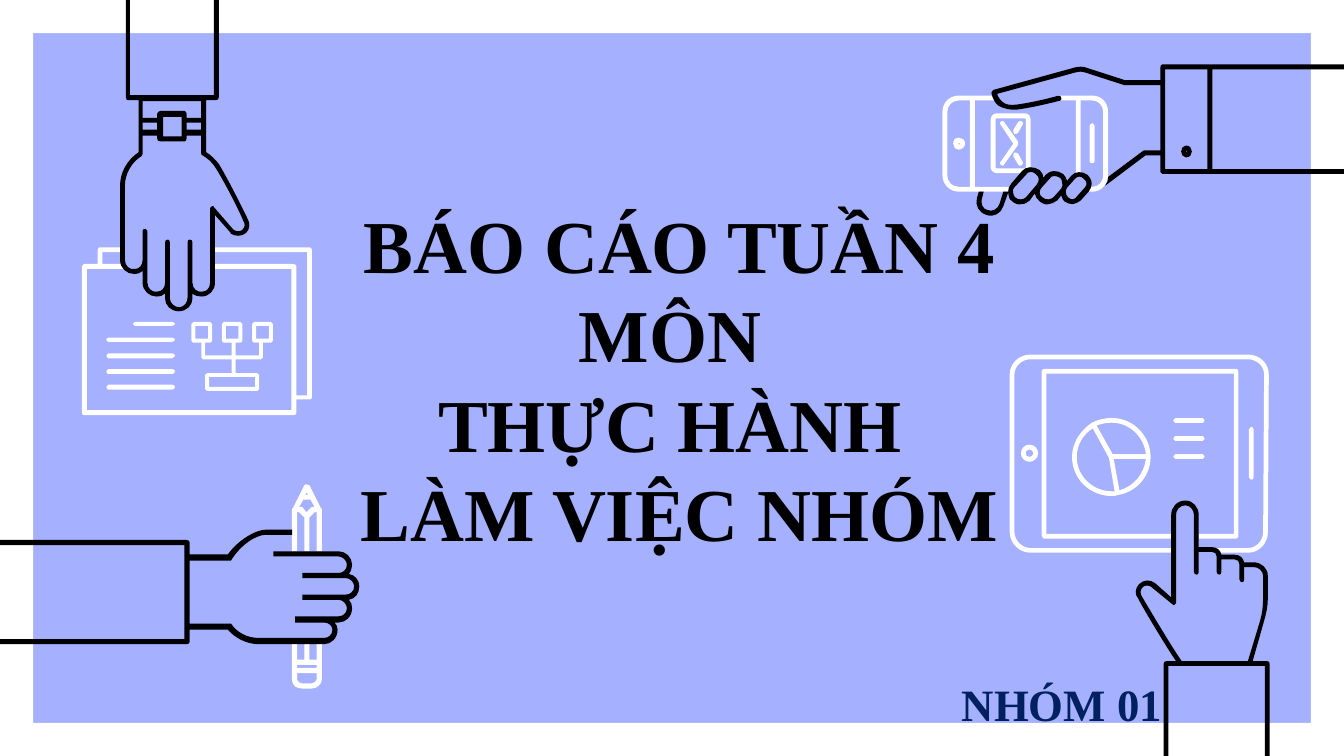
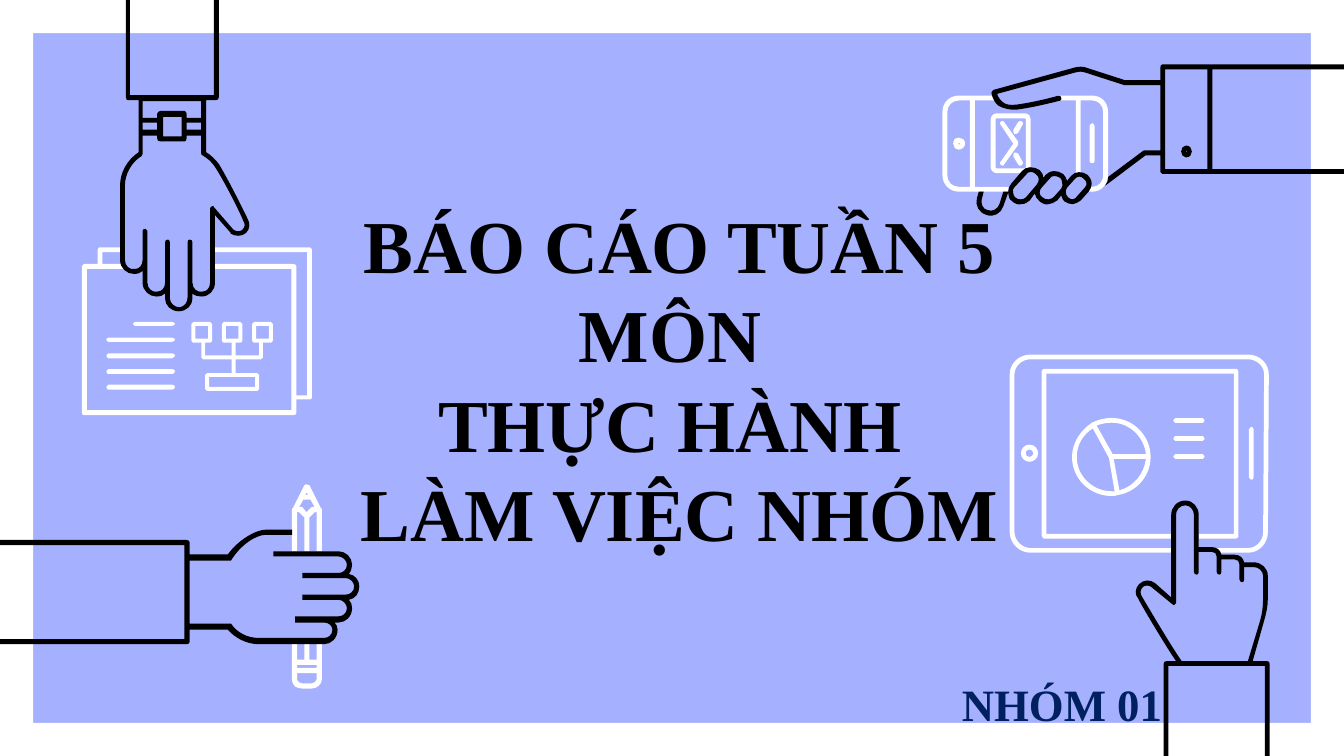
Before and after one commit to thuypt102/Practice-teamwork-01, a slide deck: slide 1 of Quản lý bãi đỗ xe.pptx. Drawn at 1344x756 pixels with LibreOffice and Linux fonts; fonts in the diff are those of the drawing. Boxes give left, top, right and bottom in pixels: in the first picture for what was removed or moved away, otherwise in the second. Text is boxed around its words. In the diff, an @@ line names an element or a change of style, - is before the commit and + after.

```diff
--- a/Quản lý bãi đỗ xe.pptx
+++ b/Quản lý bãi đỗ xe.pptx
@@ title at bbox=[361, 215, 1162, 730]: text changed @@
-BÁO CÁO TUẦN 4
-MÔN
-THỰC HÀNH
-LÀM VIỆC NHÓM
-NHÓM 01
+BÁO CÁO TUẦN 5
+MÔN
+THỰC HÀNH
+LÀM VIỆC NHÓM
+NHÓM 01
```
